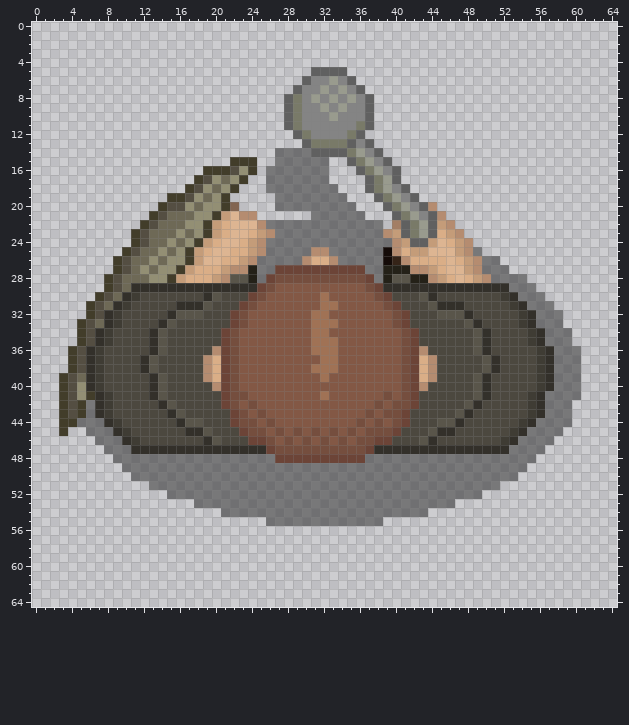
Two states of a sprite sheet, src/nex/resource/sprites/player/Cleric_Idle_Up.png. That is the earlier state.
The file is 65x65 pixels. Colours within 5 levels of each other are drawn and written as one.
Once edited:
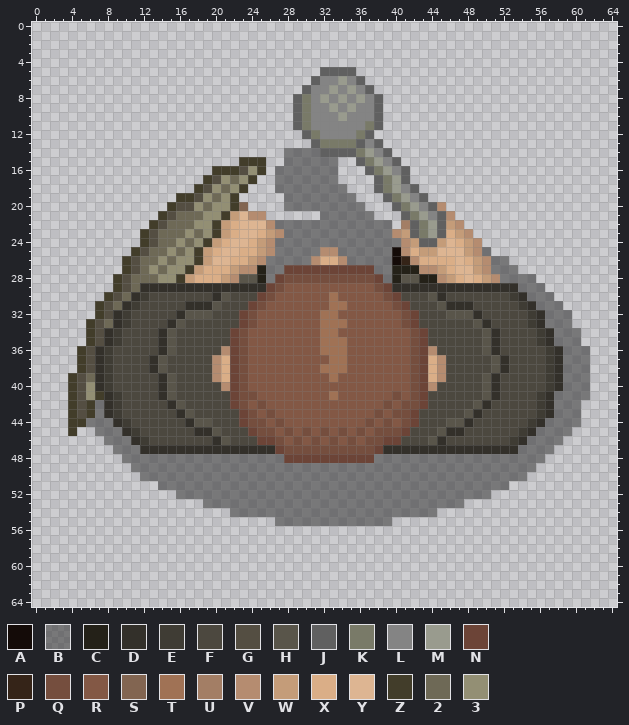
Palette (. is transparent): A #140b08  B #1e1e1e7c  C #242118  D #33302a  E #3f3c34  F #4c483f  G #544e42  H #59554a  J #606060  K #797a68  L #848484  M #999b8e  N #6c4437  P #352418  Q #754e3e  R #835845  S #826551  T #a07255  U #a37e65  V #b58c70  W #c49c79  X #daae87  Y #ddb592  Z #423d2a  2 #6e6956  3 #938f74
Edits made:
Changed rows in their new state; - is an unchanged pixel.
first column x 3:
 5 ----------------------------.---J--------------------------
 6 ---------------------------.J-LMLJ-------------------------
 7 --------------------------.J-LMLMLJ------------------------
 8 -------------------------.JKLMLMLMLJ-----------------------
 9 -------------------------.JK-LMLM-LJ-----------------------
10 -------------------------.JK--LM--LJ-----------------------
11 -------------------------.JK-----LKJ-----------------------
12 --------------------------.JK---LKJ------------------------
13 ---------------------------.J---KJLJ-----------------------
14 ------------------------.---B---JKMLJ----------------------
15 -------------------.--Z-.-----B-.JKMLJ---------------------
16 ----------------.--ZG3Z.------B--.JKMLJ--------------------
17 ---------------.ZG323Z-.------B---.JKMJ--------------------
18 --------------.ZG323Z--.-------B--.JKMLJ-------------------
19 ------------.-ZG323Z----.-------B--.JKMLJ------------------
20 -----------.Z-G32-3ZS---.--------B--.JKMLJV----------------
21 ----------.ZG--2-3ZWY-V-----.-----B--.JKMLJV---------------
22 ---------.ZG--2-3ZWX--YV------------B.UJKMJWV--------------
23 --------.ZG--2323ZWX-YXWV-----------BVWJKMJXWV-------------
24 --------.ZG-2323ZWX-YXWV-------------BVW-JWYXWV------------
25 -------.ZG-2323ZWX-Y-XWV----B-V-----BAVX-W--YWVB-----------
26 ------.ZG-232-3ZW-Y-XWV----BV-XV----BAPV---XYXWV-B---------
27 ------.ZG232-3ZW--XW-VC-B---------N-B--C-VWX-YWV--B--------
28 -----.ZG--2-3ZW--XWV-HCBN---------QNBC-H-CVWXYXWV---B------
29 -----.ZG2-------------DNQ---------RQN-------------D--B-----
30 ----.ZG2DE------FDH--FNQ-----RT----RQN--FHD------FED--B----
31 ---.ZG2DE----F--DH--FNQ------R-T----RQN--FH--D----FED--B---
32 ---.ZGDE----FD--H--FNQ------R-T------RQN--F--HD----FED--B--
33 --.ZG2DE---FDH-----FNQ------R--T-----RQN-----FHD---FED--B--
34 --.ZGDE---FDH-----FNQ-------R-T-------RQN-----FHD---FED--B-
35 --.ZGDE---FDH-----FNQ-------R--T------RQN-----FHD---FED--B-
36 -.ZGDE----FDH----FVNQ-------R--T------RQNV----FHD----FED--B
37 -.ZGDE---FDH----FVXNQ--------R-T------RQNXV----FHD---FED--B
38 -.ZGDE---FDH----FVXNQ-------R--T------RQNXV----FHD---FED--B
39 .ZG2DE----FDH---FVXNQ--------RT-------RQNXV---FHD----FED--B
40 .ZG3DE----FDH----FVNQ-----------------RQNV----FHD----FED--B
41 .ZG3ZDE---FDH-----FN-Q-------RT-----RQRQN-----FHD---FED---B
42 .ZGZBDE----FDH----FNQRQ------------RQR-QN----FHD----FED--B-
43 .ZGZBDE-----FDH----FNQRQ----------RQR-QN----FHD-----FED--B-
44 .-Z--BDE-----FD-H--FN-QRQ--------RQRQRQN--F-HD-----FED---B-
45 .Z-.--BDE-----F-DH--FN-QRQRQRQRQRQR--QN--FH-D-----FED---B--
46 ----.--BDE------FDH--F-NQRQRQRQRQR-Q-N--FHD------FED---B---
47 -----.--B--------------DN---------QN--------------D---B----
48 ------.-----------------B---------N------------------B-----
49 -------.--------------------------------------------B------
50 --------.------------------------------------------B-------
51 ----------.--------------------------------------B---------
52 ------------.----------------------------------B-----------
53 ---------------.----------------------------B--------------
54 ------------------.----------------------B-----------------
55 -----------------------.------------B----------------------
Boxes around the changes in both pictures, in picture pixels (x1, y1, x2, y2):
changed: (59, 67, 590, 526)
